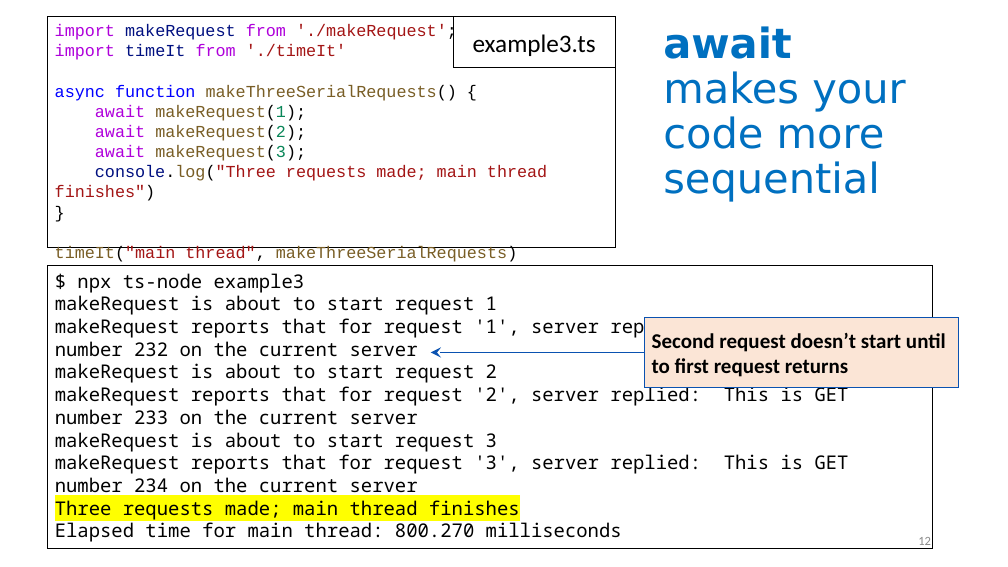
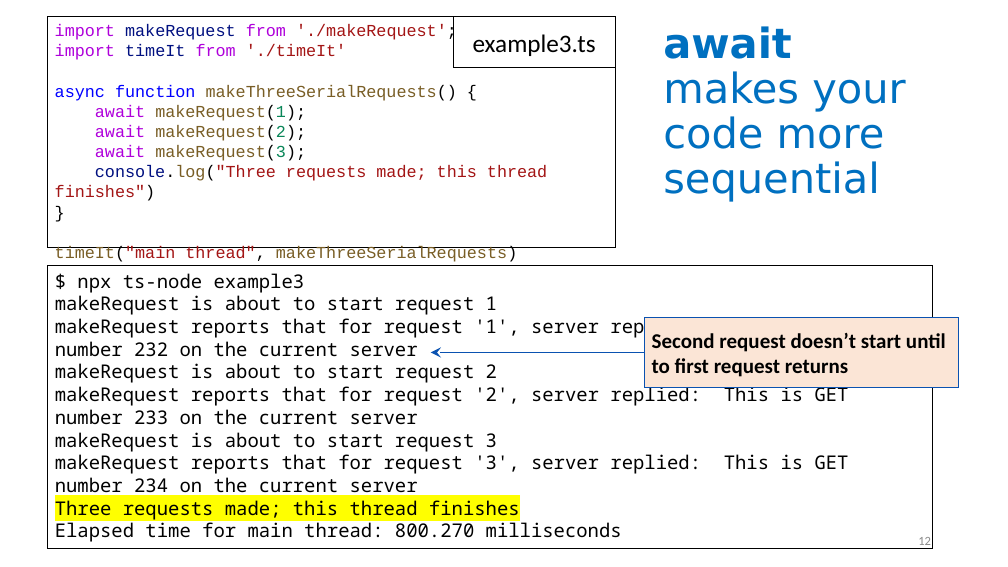
Before and after one commit to neu-se/CS4530-Spring-2023, a slide deck: slide 12 of Slides/Module 05 Concurrency Patterns in Typescript.pptx. Drawn at 1008x567 pixels with LibreOffice and Linux fonts; fonts in the diff are those of the drawing. Boxes give left, top, right and bottom in pixels: in the first picture for what was removed or moved away, otherwise in the second. Text is boxed around its words. In the diff, an @@ line names an element or a change of style, - is before the commit and + after.

```diff
--- a/Slides/Module 05 Concurrency Patterns in Typescript.pptx
+++ b/Slides/Module 05 Concurrency Patterns in Typescript.pptx
@@ text in rectangle at (55, 165, 547, 201): text changed @@
-console.log("Three requests made; main thread finishes")
+console.log("Three requests made; this thread finishes")
@@ text in rectangle at (55, 500, 520, 520): text changed @@
-Three requests made; main thread finishes
+Three requests made; this thread finishes
```
Also in this commit, not shown: 10 other slides changed, 1 other file.
